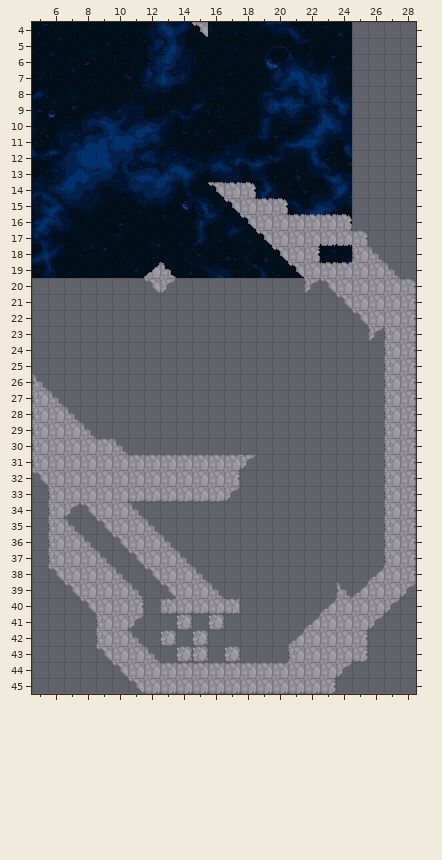
Two versions of a level (Tiled map (JSON), core/assets/levels/level_1/level_2.tmj). The picture above is the old version.
Cells are 16x16 px. Shown: x 5..28, y 4..45.
Once edited:
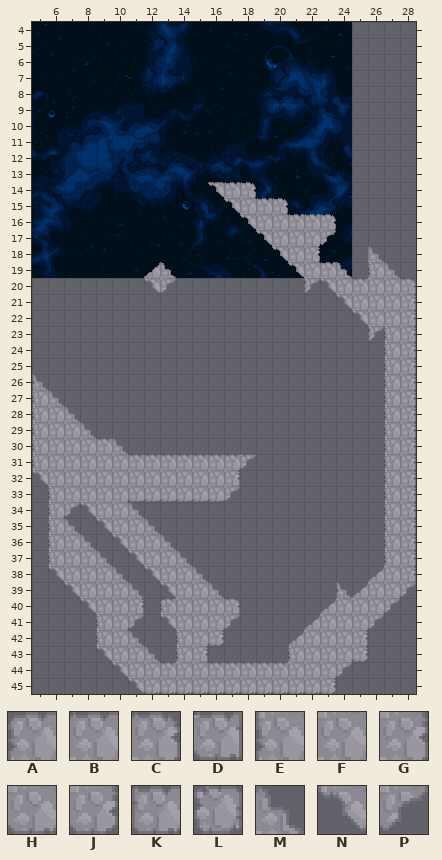
Key: from "tileset": A 0 "GameObject", B 1 "GameObject", C 2 "GameObject", D 14 "GameObject", E 16 "GameObject", F 17 "GameObject", G 18 "GameObject", H 33 "GameObject", J 34 "GameObject", K 46 "GameObject", L 64 "GameObject", M 67 "GameObject", N 82 "GameObject", P 83 "GameObject".
_ is an empty cell.
From old to new:
{"where": "layer \"Foreground\""}
{"y":4,"x":15,"old":"N","new":"_"}
{"y":16,"x":23,"old":"BC","new":"C_"}
{"y":17,"x":23,"old":"HHC","new":"P__"}
{"y":18,"x":25,"old":"E","new":"_"}
{"y":19,"x":24,"old":"BFF","new":"M_E"}
{"y":20,"x":25,"old":"F","new":"B"}
{"y":40,"x":13,"old":"KHHHD","new":"AFFFC"}
{"y":41,"x":13,"old":"_L_L_","new":"NFFFP"}
{"y":42,"x":13,"old":"L_L_","new":"_EFJ"}
{"y":43,"x":14,"old":"LL","new":"EG"}
{"y":43,"x":17,"old":"L","new":"_"}
{"y":44,"x":14,"old":"BB","new":"FF"}
